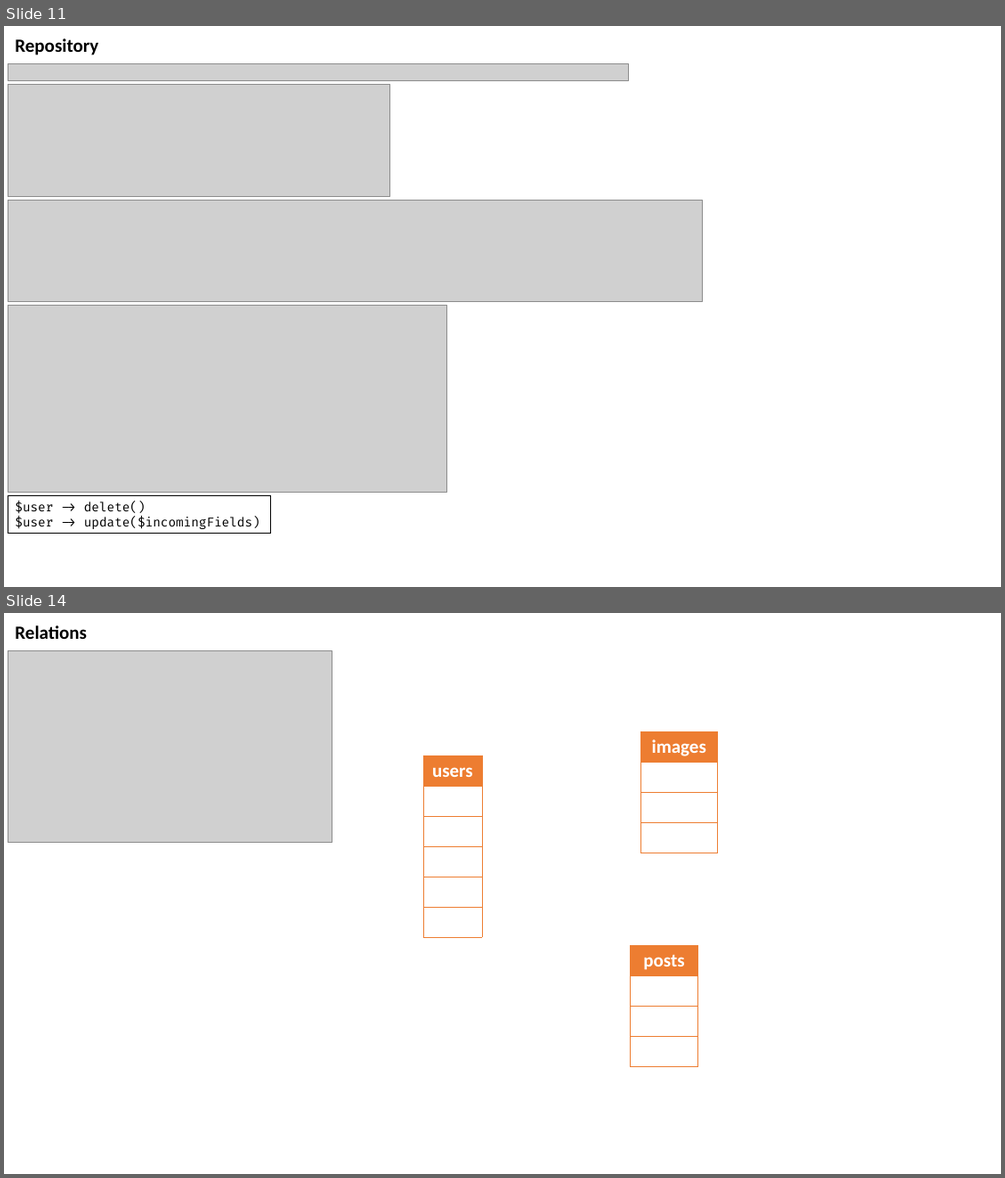
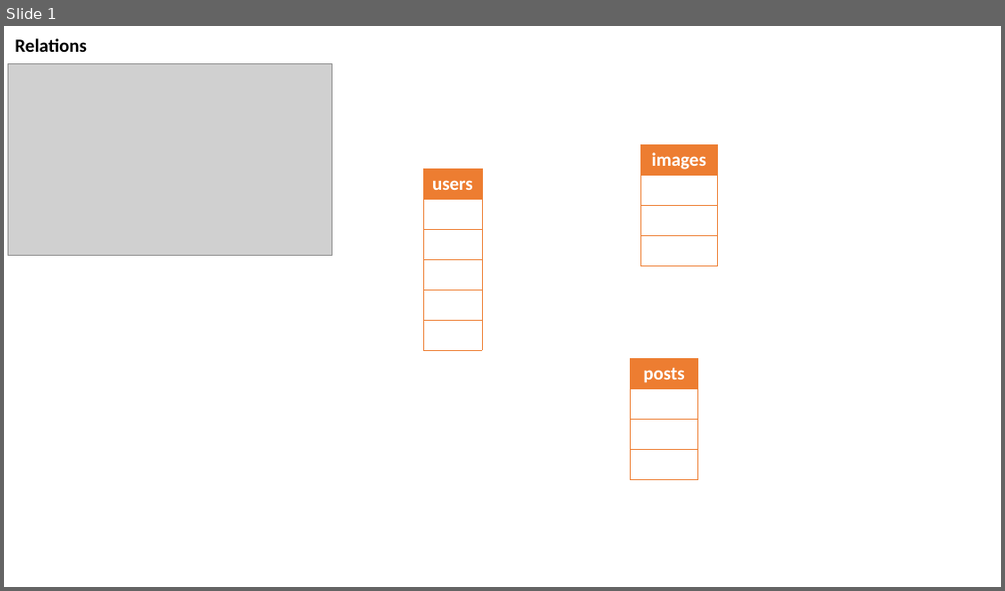
Before and after one commit to MohammadFAHssn/Udemy--Lets-Learn-Laravel--A-Guided-Path-For-Beginners, a slide deck: Presentation1.pptx. Shown one above the other, each under a label of ours: slides 11 and 14 before the commit, slide 1 after it; the slides between them are not shown. The pictures are 1005x1178 and 1005x591 pixels, drawn with LibreOffice and Linux fonts; fonts in the diff are those of the drawing; grey boxes stand for pictures. Boxes give left, top, right and bottom in pixels: in the first picture for what was removed or moved away, otherwise in the second. Text is boxed around its words. In the diff, an @@ line names an element or a change of style, - is before the commit and + after.

```diff
--- a/Presentation1.pptx
+++ b/Presentation1.pptx
@@ slide 11 removed at <box>4,26,1001,587</box>, background #FFFFFF @@
@@ text removed at <box>15,38,98,55</box> @@
-Repository
@@ picture removed at <box>8,63,629,80</box> @@
@@ picture removed at <box>8,85,390,197</box> @@
@@ picture removed at <box>8,200,703,301</box> @@
@@ picture removed at <box>8,305,446,491</box> @@
@@ rectangle removed at <box>8,496,270,533</box> @@
-$user -> delete()
-$user -> update($incomingFields)
@@ what was slide 14 is now slide 1 @@
```
Also in this commit, not shown: 12 other slides removed, 16 other files.
